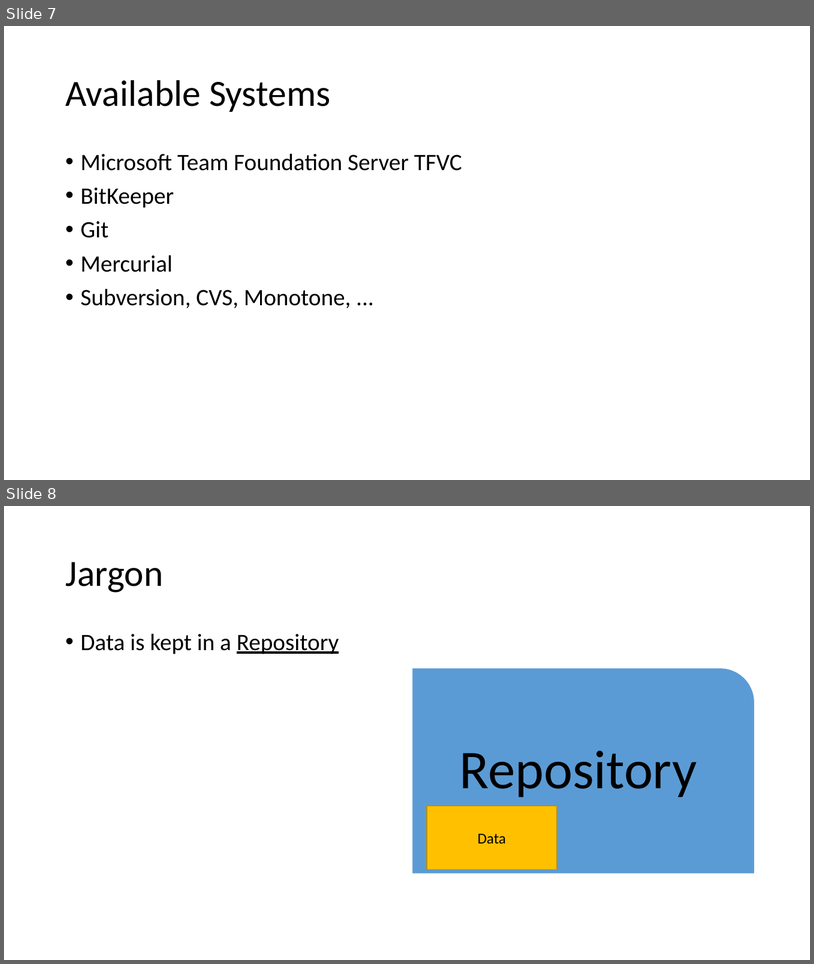
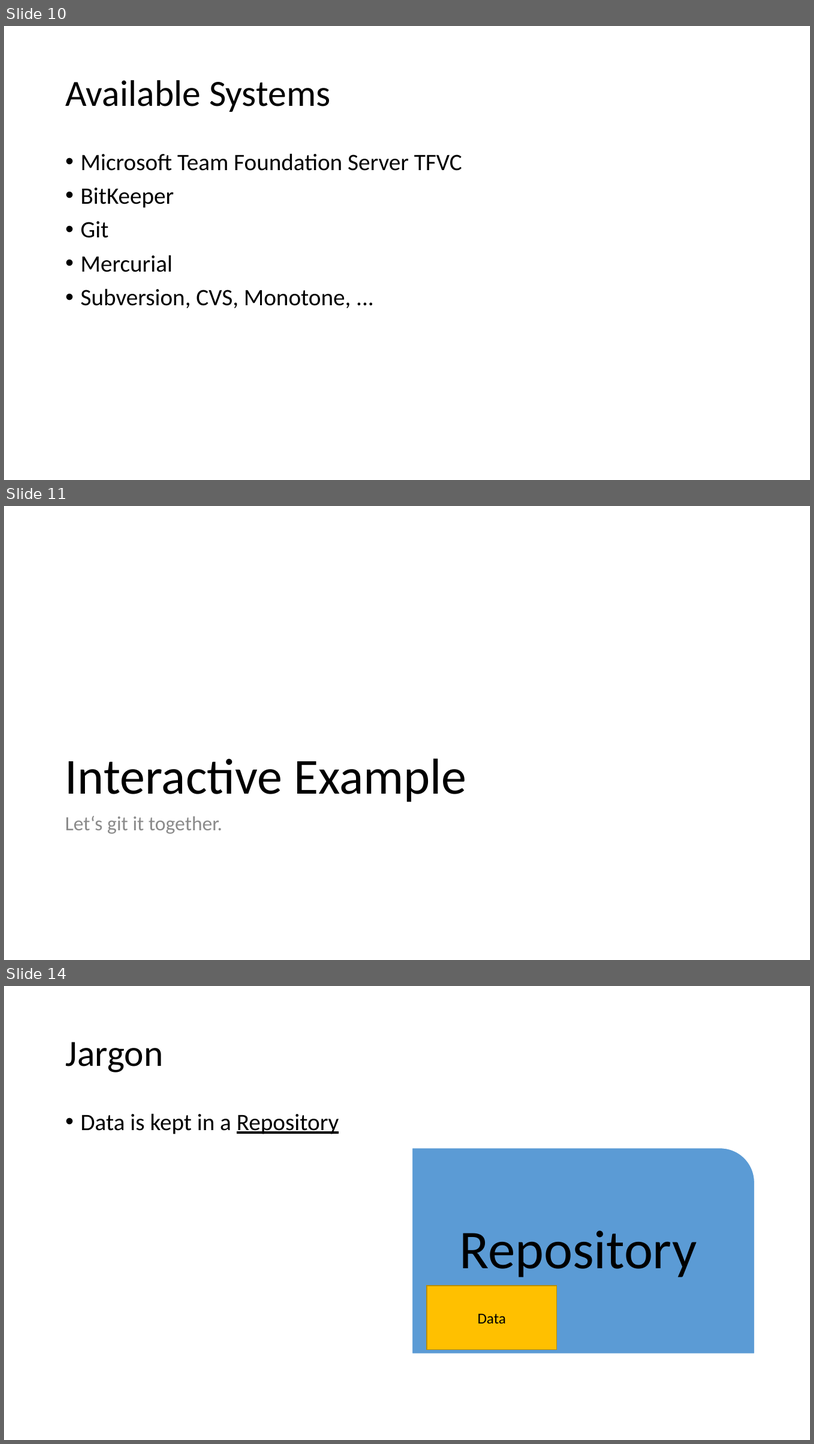
Before and after one commit to vegfetch/talk, a slide deck: cf_version_control_systems.pptx. Shown one above the other, each under a label of ours: slides 7 and 8 before the commit, slides 10, 11 and 14 after it; the slides between them are not shown. The pictures are 814x964 and 814x1444 pixels, drawn with LibreOffice and Linux fonts; fonts in the diff are those of the drawing. Boxes give left, top, right and bottom in pixels: in the first picture for what was removed or moved away, otherwise in the second. Text is boxed around its words. In the diff, an @@ line names an element or a change of style, - is before the commit and + after.

```diff
--- a/cf_version_control_systems.pptx
+++ b/cf_version_control_systems.pptx
@@ slide 11 added at [4, 506, 810, 960], background #FFFFFF @@
@@ title added at [65, 758, 467, 802], 60 pt, text #000000 @@
+Interactive Example
@@ text added at [65, 816, 222, 834], 24 pt, text #8C8C8C @@
+Let‘s git it together.
@@ what was slide 7 is now slide 10 @@
@@ what was slide 8 is now slide 14 @@
```
Also in this commit, not shown: 1 slide changed, 5 other slides added, 2 slides removed, 1 other file.
